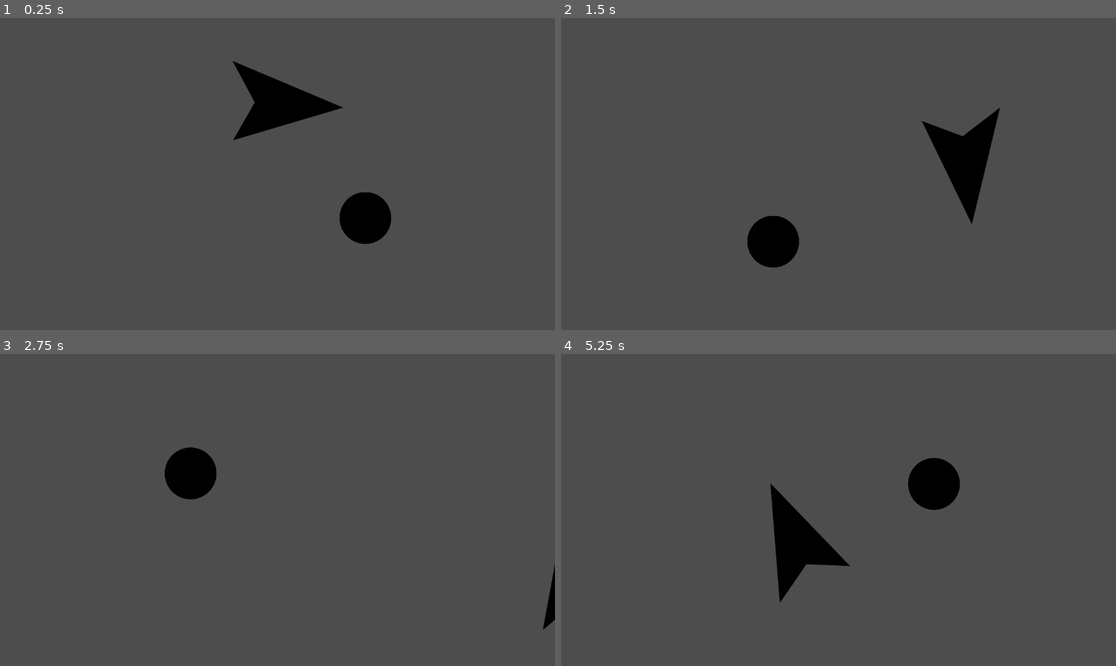
Above: before the commit, frames 1-4 (two rows, left to right).
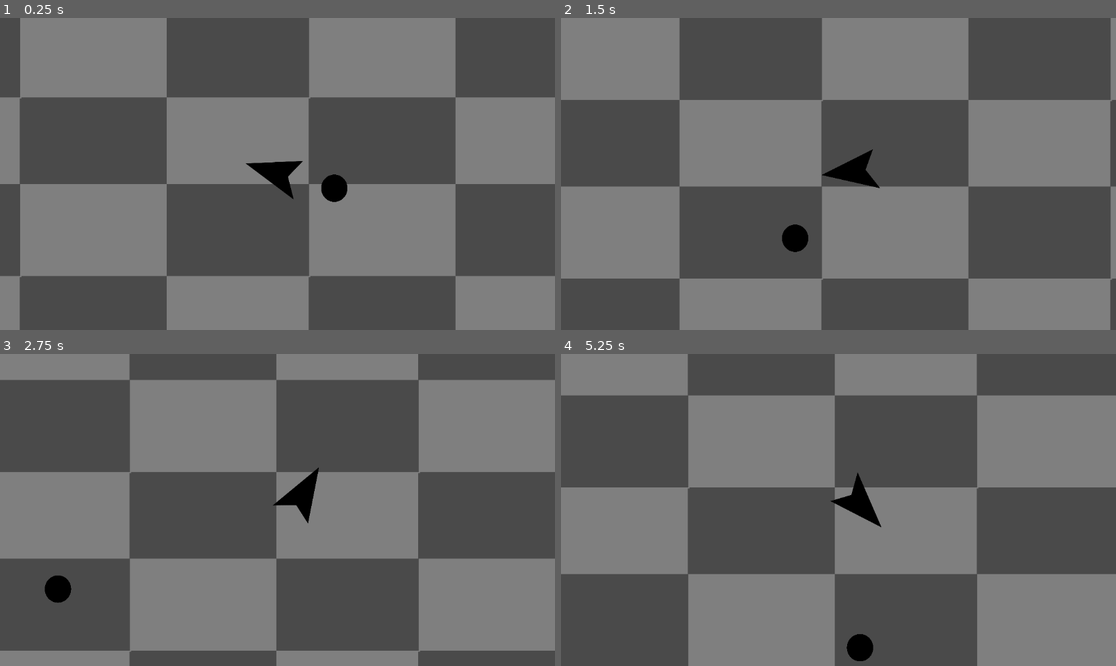
Above: after the commit, the same moments.

Repository: MaxDahlen/Very-serious-space-game
Game: Godot game, scene res://Scenes/game.tscn
The game is run twice, just before and just after one commit, with the same random seed, the same clock (stepped at 60 frames per second) and the same inputs.
Inputs (mouse positions are in pixels of both pictures, inside the frame that each line leads up to):
- Up to frame 1 (0.25 s): no input
- Up to frame 2 (1.5 s): move the mouse to (960, 158) at 0.52 s; press the mouse at (960, 158) at 0.53 s; move the mouse to (727, 189) at 1.27 s; release the mouse at (727, 189) at 1.28 s; click (727, 189) at 1.35 s
- Up to frame 3 (2.75 s): move the mouse to (333, 441) at 2.02 s; press the mouse at (333, 441) at 2.03 s
- Up to frame 4 (5.25 s): move the mouse to (810, 572) at 2.77 s; release the mouse at (810, 572) at 2.78 s; click (810, 572) at 2.85 s; move the mouse to (1005, 556) at 3.52 s; press the mouse at (1005, 556) at 3.53 s; move the mouse to (672, 463) at 4.27 s; release the mouse at (672, 463) at 4.28 s; click (672, 463) at 4.35 s; move the mouse to (866, 510) at 5.02 s; press the mouse at (866, 510) at 5.03 s

The runs differ from the first frame. In frame 1, 51% of the frame differs, in the area x 0-100%, y 0-100%; in frame 2, 52%; in frame 3, 51%; in frame 4, 53%.

Commit message:
Add files via upload

Diff:
--- a/very-serious-space-game/Scenes/PH_planet.tscn
+++ b/very-serious-space-game/Scenes/PH_planet.tscn
@@ -10,8 +10,8 @@
 script = ExtResource("1_txeki")
 
 [node name="Sprite2D" type="Sprite2D" parent="." unique_id=288338709]
-position = Vector2(108.99994, 28)
-scale = Vector2(0.18854167, 0.17222223)
+position = Vector2(111.99997, 33)
+scale = Vector2(0.19166668, 0.18148145)
 texture = ExtResource("2_81i5c")
 
 [node name="AnimatedSprite2D" type="AnimatedSprite2D" parent="." unique_id=638755397]
--- a/very-serious-space-game/Scenes/game.tscn
+++ b/very-serious-space-game/Scenes/game.tscn
@@ -1,14 +1,48 @@
 [gd_scene format=3 uid="uid://0tamblyjkl7a"]
 
 [ext_resource type="PackedScene" uid="uid://nbeugla86o5k" path="res://Scenes/PH_planet.tscn" id="1_ebmjs"]
+[ext_resource type="Texture2D" uid="uid://c8xr5ostnr6aw" path="res://Sprites/PH_bakgrund.png" id="1_wrm1d"]
 [ext_resource type="PackedScene" uid="uid://dietffk02hnqq" path="res://Scenes/skepp.tscn" id="2_qxrlw"]
 
 [node name="Game" type="Node2D" unique_id=762152989]
 
-[node name="Camera2D" type="Camera2D" parent="." unique_id=899565263]
+[node name="bakgrund" type="TextureRect" parent="." unique_id=1058805344]
+offset_left = -28042.0
+offset_top = -17053.0
+offset_right = 33495.0
+offset_bottom = 25633.0
+mouse_filter = 2
+texture = ExtResource("1_wrm1d")
+stretch_mode = 1
 
 [node name="CharacterBody2D" parent="." unique_id=539928459 instance=ExtResource("1_ebmjs")]
-position = Vector2(-2, 5)
+position = Vector2(226, 5)
 
 [node name="Skepp" parent="." unique_id=1751328495 instance=ExtResource("2_qxrlw")]
-position = Vector2(3, -141)
+position = Vector2(-2, -30)
+
+[node name="Camera2D" type="Camera2D" parent="Skepp" unique_id=899565263]
+position = Vector2(2, -8)
+zoom = Vector2(0.5, 0.5)
+position_smoothing_enabled = true
+
+[node name="Planet" parent="." unique_id=141375316 instance=ExtResource("1_ebmjs")]
+position = Vector2(5464, -209)
+
+[node name="Planet2" parent="." unique_id=1197685901 instance=ExtResource("1_ebmjs")]
+position = Vector2(3575, 657)
+
+[node name="Planet3" parent="." unique_id=2130742657 instance=ExtResource("1_ebmjs")]
+position = Vector2(2075, 916)
+
+[node name="Planet4" parent="." unique_id=132898545 instance=ExtResource("1_ebmjs")]
+position = Vector2(1239, 2733)
+
+[node name="Planet5" parent="." unique_id=1773822909 instance=ExtResource("1_ebmjs")]
+position = Vector2(4830, -3352)
+
+[node name="Planet6" parent="." unique_id=25201833 instance=ExtResource("1_ebmjs")]
+position = Vector2(8666, -930)
+
+[node name="Planet7" parent="." unique_id=2124214712 instance=ExtResource("1_ebmjs")]
+position = Vector2(-3423, 4)
--- a/very-serious-space-game/Scenes/skepp.tscn
+++ b/very-serious-space-game/Scenes/skepp.tscn
@@ -10,7 +10,8 @@
 script = ExtResource("1_sv36t")
 
 [node name="Sprite2D" type="Sprite2D" parent="." unique_id=2027255908]
-position = Vector2(57, 53)
+position = Vector2(-39, 66)
+rotation = 1.5707964
 scale = Vector2(0.5057291, 0.55)
 texture = ExtResource("2_ik28f")
 
--- a/very-serious-space-game/Scripts/Planet.gd
+++ b/very-serious-space-game/Scripts/Planet.gd
@@ -1,11 +1,14 @@
 extends CharacterBody2D
 
+var time = 0
+var specific_rotation_speed = 1
+var rotation_distance
 
-var time = 0
 
-var rotation_distance = 200
+func _ready(): #Ser till att de roterar vid rätt avstånd
+	rotation_distance = position.x
 
 func _physics_process(delta: float) -> void:
-	time += GlobalVariables.Universe_Speed * delta #styr hur snabbt systemet rör sig
+	time += GlobalVariables.Universe_Speed * delta * specific_rotation_speed #styr hur snabbt systemet rör sig
 	position.x = rotation_distance*cos(time)
 	position.y = rotation_distance*sin(time)
--- /dev/null
+++ b/very-serious-space-game/new_script.gd
@@ -0,0 +1,11 @@
+extends Node
+
+
+# Called when the node enters the scene tree for the first time.
+func _ready() -> void:
+	pass # Replace with function body.
+
+
+# Called every frame. 'delta' is the elapsed time since the previous frame.
+func _process(delta: float) -> void:
+	pass
Binary file added: very-serious-space-game/Sprites/PH_bakgrund.png
Not shown, added: very-serious-space-game/Sprites/PH_bakgrund.png.import
Not shown, added: very-serious-space-game/new_script.gd.uid
